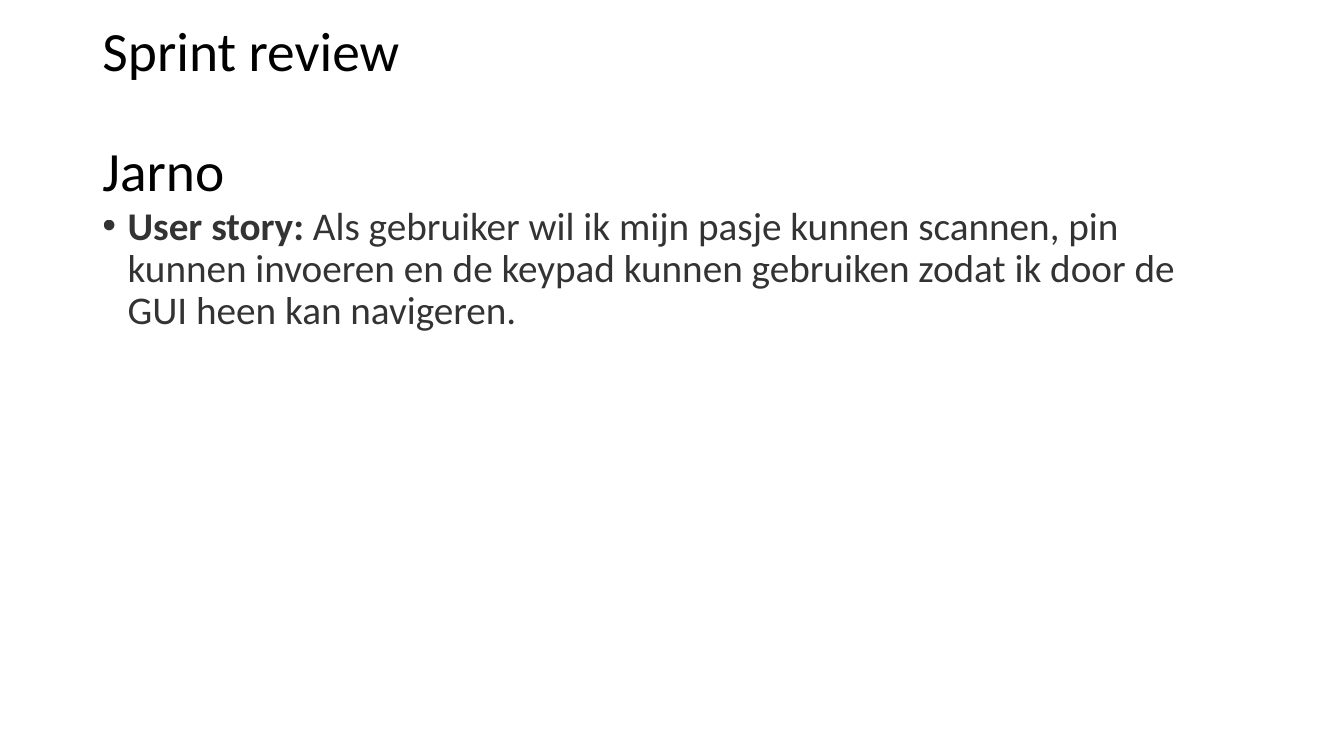
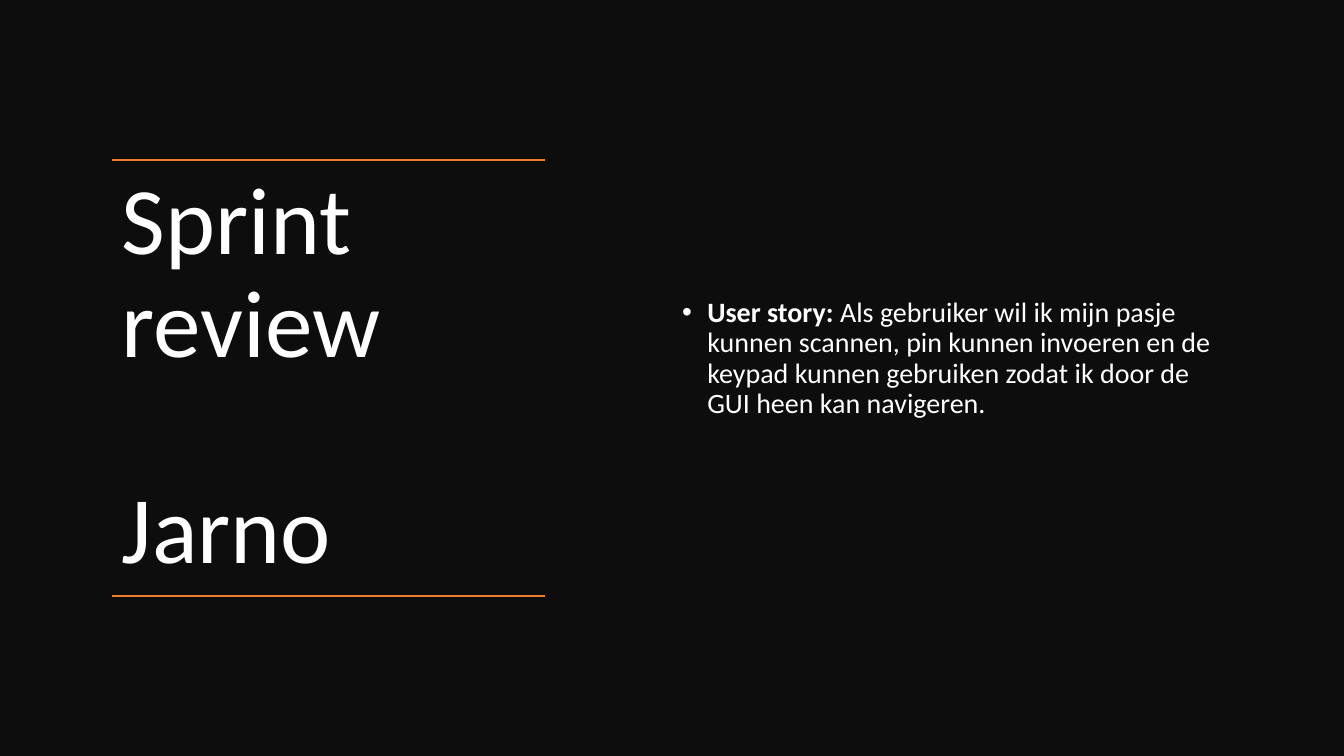
Before and after one commit to Sinjablo/Git-TINPRJ03-34, a slide deck: slide 6 of Presentaties/PresentatieSprint3.pptx. Drawn at 1344x756 pixels with LibreOffice and Linux fonts; fonts in the diff are those of the drawing. Boxes give left, top, right and bottom in pixels: in the first picture for what was removed or moved away, otherwise in the second. Text is boxed around its words. In the diff, an @@ line names an element or a change of style, - is before the commit and + after.

```diff
--- a/Presentaties/PresentatieSprint3.pptx
+++ b/Presentaties/PresentatieSprint3.pptx
@@ rectangle added at [0,0,1344,756], fill #0D0D0D @@
@@ text "User story: Als gebruiker wil ...": place and size @@
-text "User story: Als gebruiker wil ..." at [128,212,1175,331]
+text "User story: Als gebruiker wil ..." at [707,302,1210,418]
@@ text "User story: Als gebruiker wil ..." at [707,302,1210,418]: size 28 to 20 pt, text colour #000000 at 80% opacity to #FFFFFF; vertical alignment top to middle @@
@@ title "Sprint review Jarno": place and size @@
-title "Sprint review Jarno" at [102,33,399,192]
+title "Sprint review Jarno" at [122,188,381,564]
@@ title "Sprint review Jarno" at [122,188,381,564]: size 39.6 to 68 pt, text colour #000000 to #FFFFFF @@
@@ line added from (545, 160) to (112, 160), #ED7D31 1 pt @@
@@ line added from (545, 596) to (112, 596), #ED7D31 1 pt @@
```
Also in this commit, not shown: 8 other slides changed.
